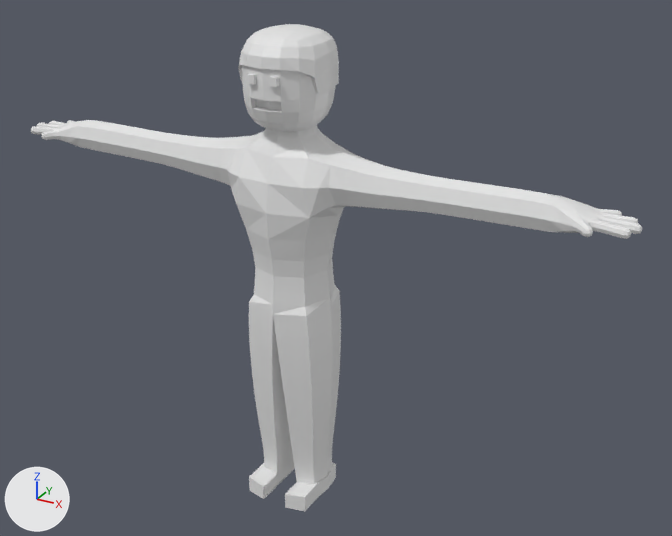
The Blender file HuntingGhosts/3D assests/Body.blend as it was, and as the next commit left it.
Both versions are drawn from a camera (50 mm lens) standing at (4.62, -7.5, 4.26) and looking at (0.36, 0.23, 0.39). Arrows for +X, +Y and +Z are at lower left; the lights stay in place.

In view in the first picture: 'Body', 'Eye_1', 'Eye_2', 'Head', 'helmate'.
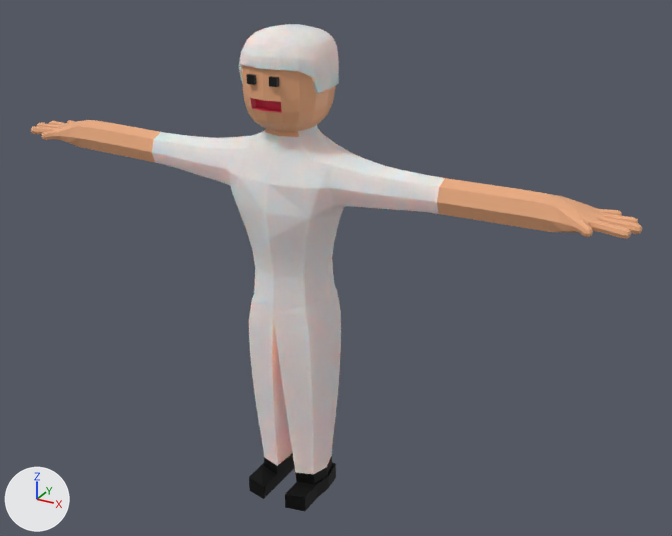
Where the change shows, as pixel boxes [x1, y1, x2, y2] in the pictures (672 x 536 px; the box of a moved part takes in the faces that stretch with it):
'Body', surface changed, reshaped
    both: [31, 120, 642, 511]
'helmate', surface changed
    both: [238, 25, 339, 93]
'Eye_2', recoloured
    both: [269, 76, 279, 87]
'Eye_1', recoloured
    both: [246, 74, 256, 85]
part 1 of me_vert, moved or reshaped
    both: [249, 284, 341, 337]
part 2 of me_vert, cut back
    both: [249, 460, 316, 498]
part 3 of me_vert, recoloured (white to beige)
    both: [31, 120, 642, 239]
part 4 of me_vert, recoloured (grey to black)
    both: [249, 453, 336, 511]
part 5 of me_cube_002, recoloured (grey to red)
    both: [250, 98, 282, 113]
part 6 of me_cube_002, recoloured
    both: [242, 65, 336, 132]

What changed in the scene script:
```text
Change mat_camo:
    add mat_camo.subsurface_scale = 0.55
    add mat_camo.subsurface_weight = 1.0
Add mat_eye:
    mat_eye = principled_material('eye')
    mat_eye.base_color = (0.0, 0.0, 0.0)  # black #000000
Add mat_skin_colour:
    mat_skin_colour = principled_material('Skin colour')
    mat_skin_colour.base_color = (0.831, 0.407, 0.212)  # beige #ebab7f
Add mat_mouth:
    mat_mouth = principled_material('Mouth')
    mat_mouth.base_color = (0.716, 0.0382, 0.0865)  # red #dc3753
Add mat_boots:
    mat_boots = principled_material('Boots')
    mat_boots.base_color = (0.0, 0.0, 0.0)  # black #000000
    mat_boots.metallic = 0.445
    mat_boots.roughness = 0.673
Change me_vert:
    used by ob_body; location = (0.0, -0.01, 1.43)
    verts and faces of me_vert; kept vertices keep their numbers, new ones are numbered from 1178
    before: 42 (0.34, -0.33, -1.34) at pixel (306, 316), 43 (-0.34, -0.33, -1.34) at pixel (248, 301), 44 (-0.34, 0.35, -1.34), 45 (0.34, 0.35, -1.34) at pixel (339, 290)
    remove me_vert.from_pydata(...)  # 1178 vertices, 1172 faces; spans x -3.38..3.38, y -0.5..0.5, z -3.66..0.59
    add me_vert.from_pydata(...)  # 1156 vertices, 1139 faces; spans x -3.38..3.38, y -0.5..0.5, z -3.66..0.59
    me_vert part 1
    add verts[42] = (0.33, -0.32, -1.34)  # moved, pixel (305, 315)
    add verts[43] = (-0.33, -0.32, -1.34)  # moved, pixel (251, 301)
    add verts[44] = (-0.33, 0.34, -1.34)  # moved
    add verts[45] = (0.33, 0.34, -1.34)  # moved, pixel (337, 290)
    me_vert part 2
    22 vertices are removed from x -0.38..0.38, y -0.47..0.26, z -3.65..-3.47
    40 faces are deleted
    7 new faces join them, mat_boots (black #000000)
    me_vert part 3: 770 faces spanning x -3.38..3.38, y -0.33..0.27, z -0.15..0.59 switch from mat_camo (its picture is missing) to mat_skin_colour (beige #ebab7f)
    me_vert part 4: 28 faces spanning x -0.39..0.39, y -0.5..0.29, z -3.66..-3.34 switch from mat_camo (its picture is missing) to mat_boots (black #000000)
Change me_cube_002:
    used by ob_head; location = (0.0, 0.0, 2.34); scale = (0.464, 0.518, 0.518)
    remove me_cube_002.from_pydata(...)  # 168 vertices, 164 faces; spans x -0.92..0.92, y -0.92..0.9, z -0.91..0.94
    add me_cube_002.from_pydata(...)  # 168 vertices, 165 faces; spans x -0.92..0.92, y -0.92..0.9, z -0.91..0.94
    me_cube_002 part 5: 7 faces spanning x -0.36..0.36, y -0.92..-0.68, z -0.38..-0.18 switch from no material to mat_mouth (red #dc3753)
    me_cube_002 part 6: 157 faces spanning x -0.92..0.92, y -0.92..0.9, z -0.91..0.94 switch from no material to mat_skin_colour (beige #ebab7f)
Change me_cube_005:
    where me_cube_005.from_pydata(...)  # 8 vertices, 6 faces; spans x -1.0..1.0, y -1.0..1.0, z -1.0..1.0
    add me_cube_005.materials.append(mat_eye)  # black #000000
Change me_cube_006:
    where me_cube_006.from_pydata(...)  # 8 vertices, 6 faces; spans x -1.0..1.0, y -1.0..1.0, z -1.0..1.0
    add me_cube_006.materials.append(mat_eye)  # black #000000
```
